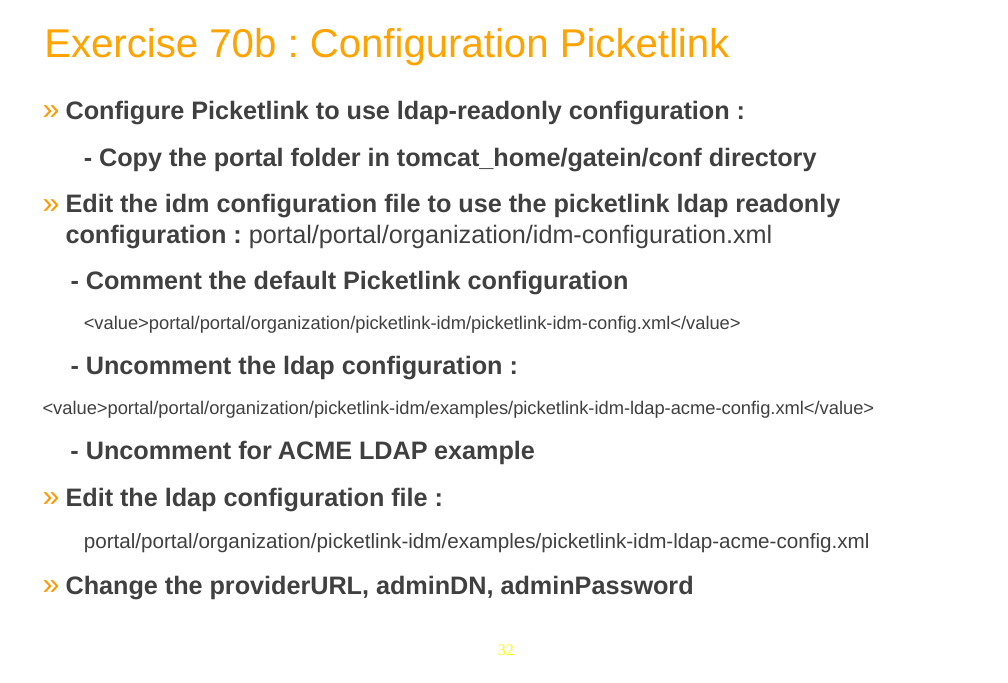
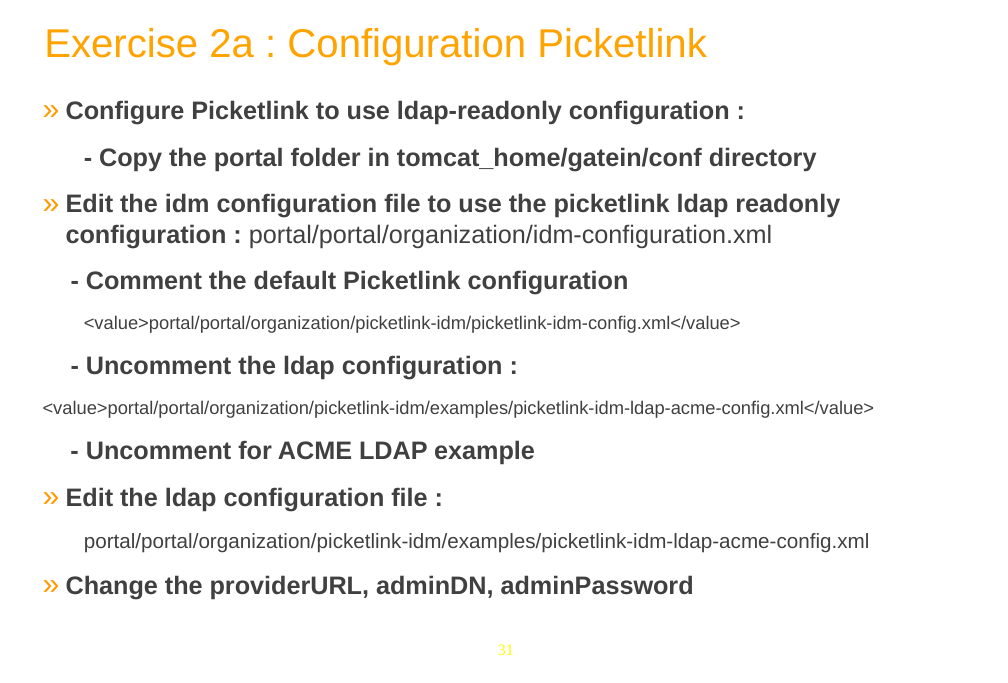
Before and after one commit to anhvurz90/training, a slide deck: slide 31 of exo-sysAdmin/970-LdapConfig-XSys.pptx (slide 32 before the commit). Drawn at 1008x683 pixels with LibreOffice and Linux fonts; fonts in the diff are those of the drawing; background and template pictures are left out. Boxes give left, top, right and bottom in pixels: in the first picture for what was removed or moved away, otherwise in the second. Text is boxed around its words. In the diff, an @@ line names an element or a change of style, - is before the commit and + after.

```diff
--- a/exo-sysAdmin/970-LdapConfig-XSys.pptx
+++ b/exo-sysAdmin/970-LdapConfig-XSys.pptx
@@ title at <box>44,28,707,65</box>: text changed @@
-Exercise 70b : Configuration Picketlink
+Exercise 2a : Configuration Picketlink
@@ page number at <box>498,644,514,655</box>: text changed @@
-32
+31
```
Also in this commit, not shown: 18 other slides changed, 2 slides removed.
